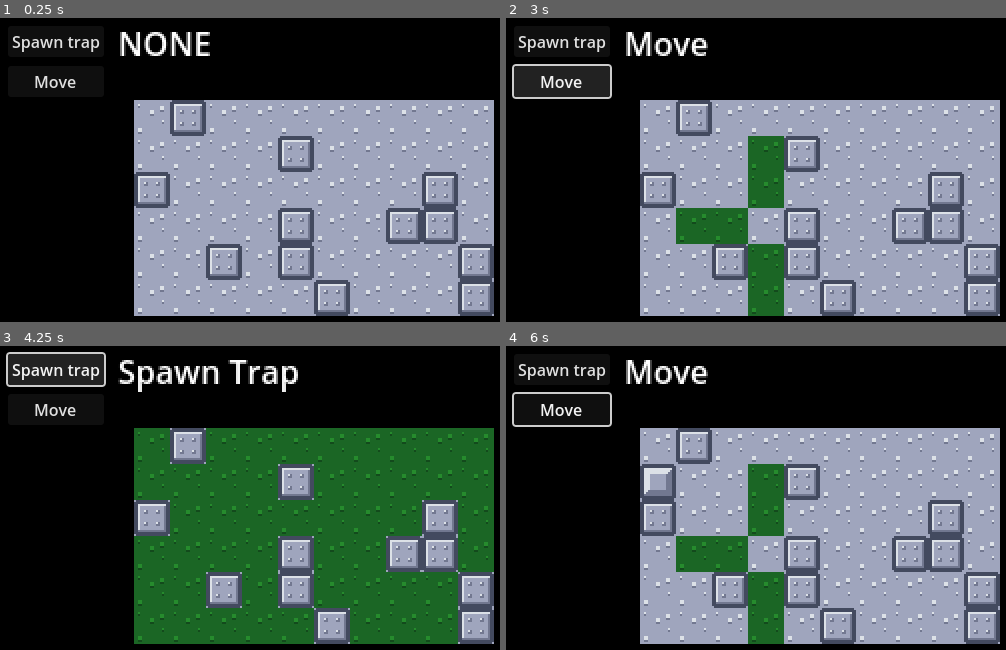
Above: before the commit, frames 1-4 (two rows, left to right).
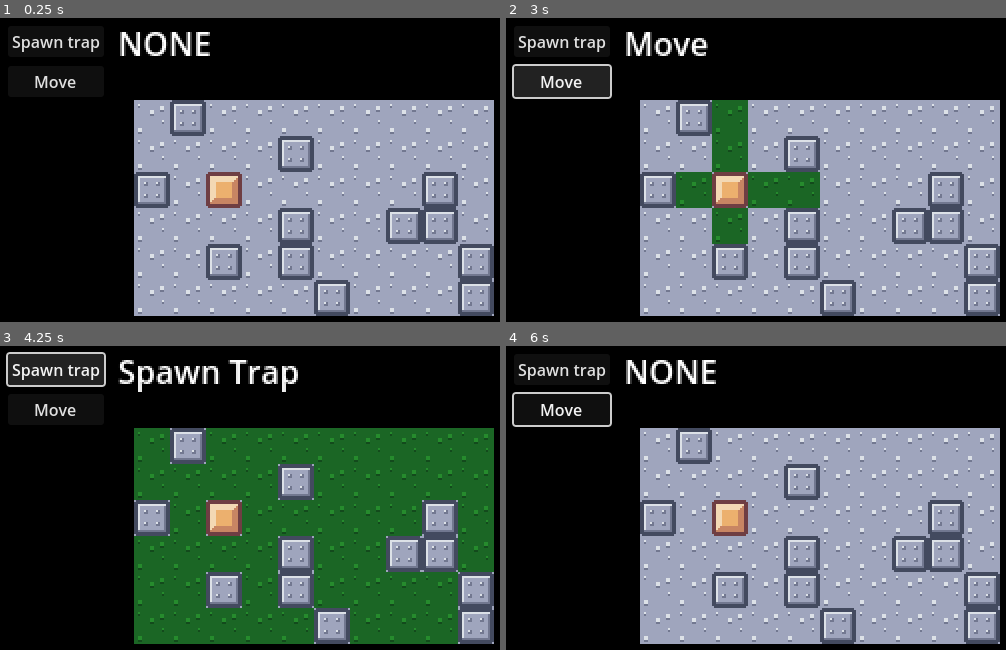
Above: after the commit, the same moments.

Repository: SadnessTrain/ronin-final-breath
Game: Godot game, scene res://Scenes/MainScene.tscn
The game is run twice, just before and just after one commit, with the same random seed, the same clock (stepped at 60 frames per second) and the same inputs.
Inputs (mouse positions are in pixels of both pictures, inside the frame that each line leads up to):
- Up to frame 1 (0.25 s): no input
- Up to frame 2 (3 s): click "Move" at 0.5 s; click "Spawn trap" at 1.25 s; click "Spawn trap" at 2 s; click "Move" at 2.75 s
- Up to frame 3 (4.25 s): click "Spawn trap" at 3.5 s
- Up to frame 4 (6 s): click "Move" at 4.25 s; tap Enter at 5 s; move the mouse to (656, 446) at 5.02 s; click (656, 446) at 5.1 s; tap Space at 5.75 s; move the mouse to (656, 482) at 5.77 s; click (656, 482) at 5.85 s

The runs differ from the first frame. In frame 1, 0.8% of the frame differs, in the area x 41-49%, y 50-63%; in frame 2, 7.7%, in the area x 34-63%, y 26-99%; in frame 3, 0.9%; in frame 4, 7.5%.

Commit message:
Create base movable entity for testing

Diff:
--- /dev/null
+++ b/Scenes/Entities/MovableEntity.tscn
@@ -0,0 +1,10 @@
+[gd_scene load_steps=3 format=3 uid="uid://ngfh6kugjf5m"]
+
+[ext_resource type="Script" path="res://Scripts/Entities/MovableEntity.gd" id="1_bcw0e"]
+[ext_resource type="Texture2D" uid="uid://cfg5y2pqiptry" path="res://Textures/MovableEntity.png" id="2_ehc5q"]
+
+[node name="Wall" type="Node2D"]
+script = ExtResource("1_bcw0e")
+
+[node name="Sprite2D" type="Sprite2D" parent="."]
+texture = ExtResource("2_ehc5q")
--- /dev/null
+++ b/Scripts/Entities/MovableEntity.gd
@@ -0,0 +1,2 @@
+extends Entity
+class_name MovableEntity
--- a/Scripts/Playfield/Playfield.gd
+++ b/Scripts/Playfield/Playfield.gd
@@ -1,6 +1,7 @@
 extends Node
 class_name Playfield
 
+var testingMovableEntityScene = preload("res://Scenes/Entities/MovableEntity.tscn") #TODO remove
 var tileScene = preload("res://Scenes/Playfield/Tile.tscn")
 var wallEntityScene = preload("res://Scenes/Entities/Obstacle/WallEntity.tscn")
 
@@ -23,6 +24,9 @@
 
 			tiles[pos] = tile
 
+	var testingMovableEntity = testingMovableEntityScene.instantiate()	#TODO remove
+	tiles[Vector2i(2, 2)].appendEntity(testingMovableEntity)
+
 func CreateWall(tile: Tile):
 	var wall: Entity = wallEntityScene.instantiate()
 	tile.appendEntity(wall)
@@ -43,6 +47,23 @@
 		toReturn.append(tile)
 
 	return toReturn
+
+func GetTileWithPlayer() -> Tile:
+	for key in tiles:
+		var tile: Tile = tiles[key]
+
+		if CheckIfTileHasPlayer(tile):
+			return tile
+
+	printerr("Cannot find player")
+	return null
+
+func CheckIfTileHasPlayer(tile: Tile) -> bool:
+	for entity in tile.entities:
+		if entity is MovableEntity: #TODO change to player entity
+			return true
+
+	return false
 
 func GetAllEmptyTiles() -> Array[Tile]:
 	var toReturn: Array[Tile] = []
--- a/Scripts/TestingManager.gd
+++ b/Scripts/TestingManager.gd
@@ -33,12 +33,15 @@
 	if currentAction == Actions.NONE || tile == null || tile.CheckIfHasWall():
 		return
 
+	if currentAction == Actions.SPAWN_TRAP:
+		var trap = trapScene.instantiate()
+		tile.appendEntity(trap)
+		tile.disableTileHighlighting()
+
 	if currentAction == Actions.MOVE:
-		pass
-
-	var trap = trapScene.instantiate()
-	tile.appendEntity(trap)
-	tile.disableTileHighlighting()
+		currentAction = Actions.NONE
+		label.text = "NONE"
+		playfield.DisableAllTilesHighlighting()
 
 
 func handleMoveButtonClick():
@@ -50,5 +53,5 @@
 
 	currentAction = Actions.MOVE
 	label.text = "Move"
-	var possibleTiles = playfield.GetAllPossibleTilesToMove(Vector2i(3, 3), 2)
+	var possibleTiles = playfield.GetAllPossibleTilesToMove(playfield.GetTileWithPlayer().pos, 2)
 	playfield.SetPossibleTilesHighlightingByTilesObj(possibleTiles, true)
Binary file added: Textures/MovableEntity.png
Not shown, added: Textures/MovableEntity.png.import
